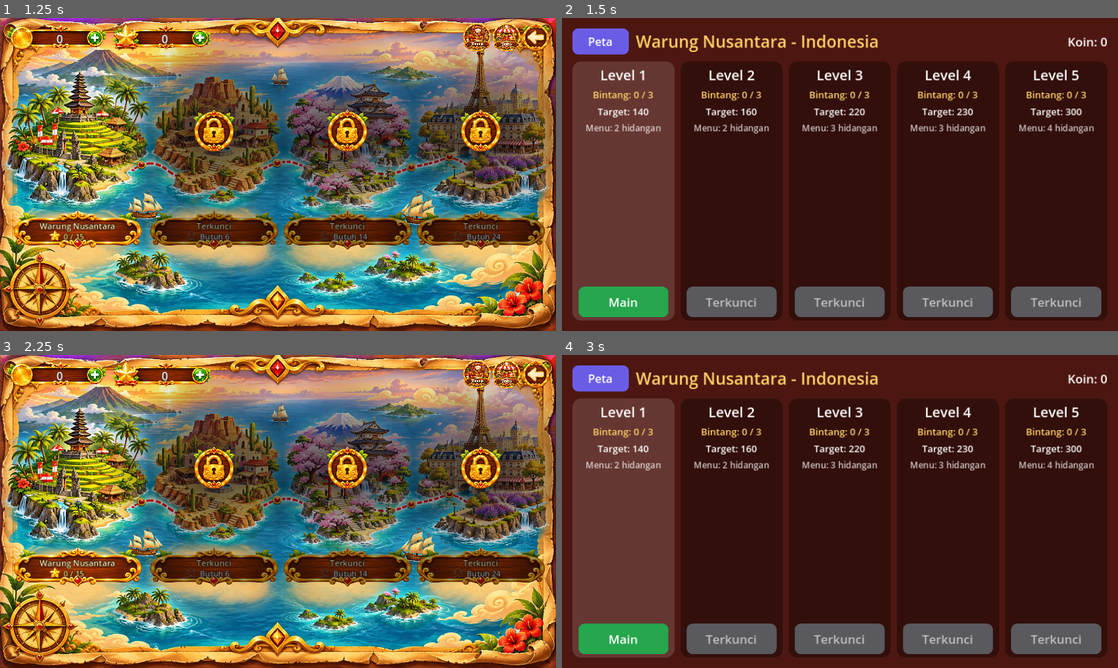
Above: before the commit, frames 1-4 (two rows, left to right).
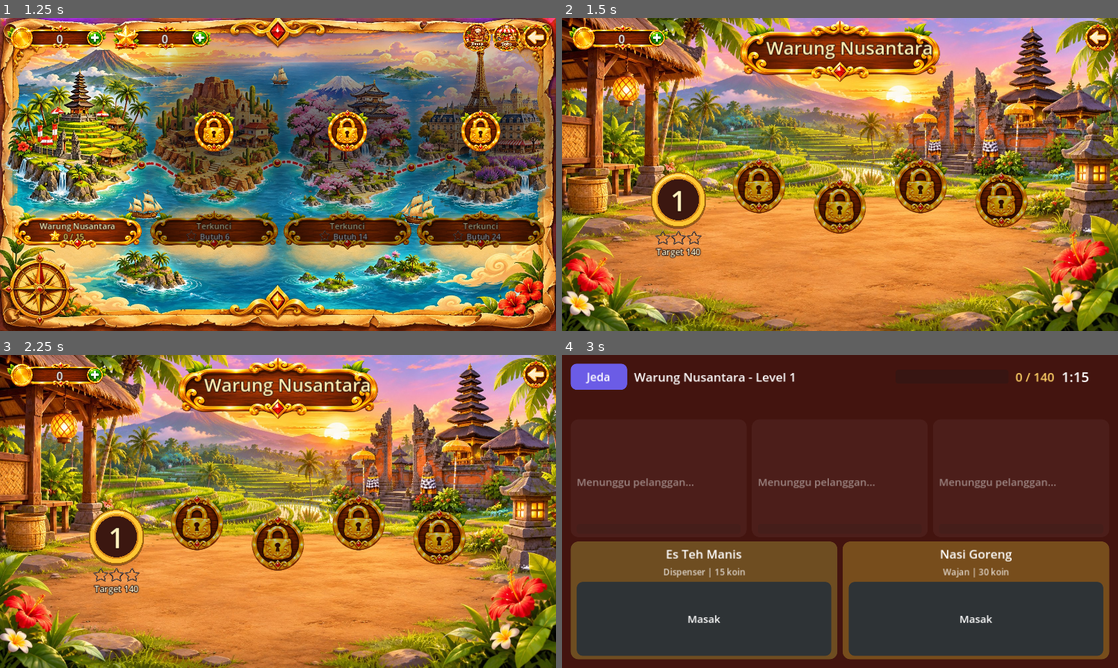
Above: after the commit, the same moments.

Repository: hadydaw/dapur-keliling-dunia
Game: Godot game, scene res://scenes/main.tscn
Two runs of this game, one before a commit and one after it. Both use one fixed random seed, a clock stepped at 60 frames per second and the inputs below. Video files are missing from this copy of the repository; at most half a second of black plays in their place.
Inputs (mouse positions are in pixels of both pictures, inside the frame that each line leads up to):
- Up to frame 1 (1.25 s): click (278, 187) at 0.52 s
- Up to frame 2 (1.5 s): click (639, 168) at 1.27 s
- Up to frame 3 (2.25 s): click (38, 380) at 2 s, where only the run before the commit has a clickable "Peta"
- Up to frame 4 (3 s): click (678, 552) at 2.77 s

Frame 1 is identical in both runs. In frame 2, 96% of the frame differs, in the area x 0-100%, y 0-100%; in frame 3, 97%; in frame 4, 68%.

Commit message:
Pilih Level: latar per area, medali level, bintang, tes ketuk
Co-Authored-By: Claude Sonnet 5.5 <noreply@anthropic.com>
Claude-Session: https://claude.ai/code/session_011EntzXR2BpcjDYDQYm7Xs9

Diff:
--- a/scripts/screens/level_select_screen.gd
+++ b/scripts/screens/level_select_screen.gd
@@ -1,11 +1,29 @@
 extends Control
+## Pilih Level: latar pemandangan area, 5 medali level (bintang + target), papan nama area.
 
 const UI = preload("res://scripts/ui_kit.gd")
 const GameData = preload("res://scripts/game_data.gd")
+const LevelMedal = preload("res://scripts/ui/level_medal.gd")
+const ASSET_DIR := "res://assets/ui/"
 
 signal navigate(screen: String, params: Dictionary)
 
+# Posisi medali (pecahan tinggi layar): lengkung ringan agar terasa seperti jalur
+const ROW_Y := 0.58
+const WAVE := [0.0, -0.045, 0.02, -0.045, 0.0]
+const MEDAL := 128.0   # diameter pada basis tinggi 720
+const GAP := 58.0
+
 var area_idx: int = 0
+var bg_rect: TextureRect
+var bg_tex: Texture2D
+var title_plate: TextureRect
+var title_label: Label
+var medals: Array = []      # {medal, button, stars:[3], target, lock}
+var top_items: Array = []
+var coin_label: Label
+var toast_label: Label
+var toast_time: float = 0.0
 
 
 func setup(p: Dictionary) -> void:
@@ -15,45 +33,209 @@
 func _ready() -> void:
 	var area: Dictionary = GameData.AREAS[area_idx]
 	UI.fill(self)
-	UI.background(self, Color.html(area["color"]).darkened(0.6))
-	var mc := UI.margin_root(self, 24)
-	var root := UI.vbox(16)
-	mc.add_child(root)
-
-	var top := UI.hbox(16)
-	var back := UI.button("Peta", Vector2(130, 60), Color(0.42, 0.36, 0.9), 26)
-	back.pressed.connect(on_back)
-	top.add_child(back)
-	top.add_child(UI.label("%s - %s" % [area["name"], area["place"]], 38, Color(1, 0.82, 0.4)))
-	top.add_child(UI.spacer())
-	top.add_child(UI.label("Koin: %d" % GameState.coins, 28))
-	root.add_child(top)
-
-	var row := UI.hbox(14)
-	row.size_flags_vertical = Control.SIZE_EXPAND_FILL
+	clip_contents = true
+	bg_tex = load("res://assets/level_bg_%s.jpg" % area["id"])
+	bg_rect = TextureRect.new()
+	bg_rect.texture = bg_tex
+	bg_rect.expand_mode = TextureRect.EXPAND_IGNORE_SIZE
+	bg_rect.stretch_mode = TextureRect.STRETCH_SCALE
+	bg_rect.mouse_filter = Control.MOUSE_FILTER_IGNORE
+	add_child(bg_rect)
+
+	title_plate = _asset("plate_nama")
+	title_label = UI.label(area["name"], 30, Color(1, 0.93, 0.7), HORIZONTAL_ALIGNMENT_CENTER)
+	title_label.add_theme_color_override("font_outline_color", Color(0.12, 0.04, 0.02))
+	title_label.add_theme_constant_override("outline_size", 6)
+	title_label.mouse_filter = Control.MOUSE_FILTER_IGNORE
+	title_plate.add_child(title_label)
+
 	for l in GameData.LEVELS_PER_AREA:
-		row.add_child(_level_card(l))
-	root.add_child(row)
-
-
-func _level_card(l: int) -> Control:
+		_build_level(l)
+
+	var bar := _asset("bar_koin")
+	top_items.append({"node": bar, "x": 16, "y": 16, "w": 230, "a": "l", "id": "bar_koin"})
+	coin_label = UI.label("0", 26, Color.WHITE, HORIZONTAL_ALIGNMENT_CENTER)
+	coin_label.add_theme_color_override("font_outline_color", Color(0.2, 0.08, 0.04))
+	coin_label.add_theme_constant_override("outline_size", 6)
+	coin_label.mouse_filter = Control.MOUSE_FILTER_IGNORE
+	add_child(coin_label)
+
+	var back := _asset("btn_back")
+	var bb := TextureButton.new()
+	bb.ignore_texture_size = true
+	bb.focus_mode = Control.FOCUS_NONE
+	bb.button_down.connect(_press_anim.bind(back, true))
+	bb.button_up.connect(_press_anim.bind(back, false))
+	bb.pressed.connect(on_back)
+	add_child(bb)
+	top_items.append({"node": back, "x": 14, "y": 12, "w": 64, "a": "r", "btn": bb, "id": "back"})
+
+	toast_label = UI.label("", 30, Color(1, 0.9, 0.5), HORIZONTAL_ALIGNMENT_CENTER)
+	toast_label.add_theme_color_override("font_outline_color", Color(0.1, 0.03, 0.03))
+	toast_label.add_theme_constant_override("outline_size", 8)
+	toast_label.mouse_filter = Control.MOUSE_FILTER_IGNORE
+	add_child(toast_label)
+	resized.connect(_layout)
+	_layout()
+
+
+func _asset(name: String) -> TextureRect:
+	var tr := TextureRect.new()
+	tr.texture = load(ASSET_DIR + name + ".png")
+	tr.expand_mode = TextureRect.EXPAND_IGNORE_SIZE
+	tr.stretch_mode = TextureRect.STRETCH_SCALE
+	tr.mouse_filter = Control.MOUSE_FILTER_IGNORE
+	add_child(tr)
+	return tr
+
+
+func _build_level(l: int) -> void:
 	var area: Dictionary = GameData.AREAS[area_idx]
 	var unlocked: bool = GameState.level_unlocked(area_idx, l)
+	var got: int = GameState.get_stars(area["id"], l)
 	var params: Dictionary = GameData.level_params(area_idx, l)
-	var p := UI.panel(Color(1, 1, 1, 0.14) if unlocked else Color(0, 0, 0, 0.35), 20)
-	p.size_flags_horizontal = Control.SIZE_EXPAND_FILL
-	var v := UI.vbox(8)
-	p.add_child(v)
-	v.add_child(UI.label("Level %d" % (l + 1), 32, Color.WHITE, HORIZONTAL_ALIGNMENT_CENTER))
-	v.add_child(UI.label("Bintang: %d / 3" % GameState.get_stars(area["id"], l), 22, Color(1, 0.82, 0.4), HORIZONTAL_ALIGNMENT_CENTER))
-	v.add_child(UI.label("Target: %d" % int(params["target"]), 22, Color.WHITE, HORIZONTAL_ALIGNMENT_CENTER))
-	v.add_child(UI.label("Menu: %d hidangan" % (params["dishes"] as Array).size(), 20, Color(1, 1, 1, 0.75), HORIZONTAL_ALIGNMENT_CENTER))
-	v.add_child(UI.spacer())
-	var btn := UI.button("Main" if unlocked else "Terkunci", Vector2(0, 70), Color(0.15, 0.65, 0.3), 28)
-	btn.disabled = not unlocked
-	btn.pressed.connect(func(): navigate.emit("gameplay", {"area": area_idx, "level": l}))
-	v.add_child(btn)
-	return p
+	var entry := {"unlocked": unlocked}
+	var medal: Control
+	if unlocked:
+		var m := LevelMedal.new()
+		m.number = l + 1
+		m.mouse_filter = Control.MOUSE_FILTER_IGNORE
+		add_child(m)
+		medal = m
+	else:
+		medal = _asset("ic_gembok")
+		medal.modulate = Color(0.75, 0.75, 0.78)
+	entry["medal"] = medal
+	var stars: Array = []
+	for k in 3:
+		var s := TextureRect.new()
+		s.texture = load(ASSET_DIR + ("star_full.png" if k < got else "star_empty.png"))
+		s.expand_mode = TextureRect.EXPAND_IGNORE_SIZE
+		s.stretch_mode = TextureRect.STRETCH_KEEP_ASPECT_CENTERED
+		s.mouse_filter = Control.MOUSE_FILTER_IGNORE
+		s.visible = unlocked
+		add_child(s)
+		stars.append(s)
+	entry["stars"] = stars
+	var t := UI.label("Target %d" % int(params["target"]), 20, Color(1, 0.95, 0.8), HORIZONTAL_ALIGNMENT_CENTER)
+	t.add_theme_color_override("font_outline_color", Color(0.12, 0.04, 0.02))
+	t.add_theme_constant_override("outline_size", 6)
+	t.mouse_filter = Control.MOUSE_FILTER_IGNORE
+	t.visible = unlocked
+	add_child(t)
+	entry["target"] = t
+	var b := TextureButton.new()
+	b.ignore_texture_size = true
+	b.focus_mode = Control.FOCUS_NONE
+	b.button_down.connect(_press_anim.bind(medal, true))
+	b.button_up.connect(_press_anim.bind(medal, false))
+	b.pressed.connect(_on_level.bind(l))
+	add_child(b)
+	entry["button"] = b
+	medals.append(entry)
+
+
+# ---------- tata letak ----------
+func _bg_geometry() -> Rect2:
+	var s: float = maxf(size.x / bg_tex.get_width(), size.y / bg_tex.get_height())
+	var d := Vector2(bg_tex.get_width(), bg_tex.get_height()) * s
+	return Rect2((size - d) * 0.5, d)
+
+
+func _layout() -> void:
+	var r := _bg_geometry()
+	bg_rect.position = r.position
+	bg_rect.size = r.size
+	var u: float = size.y / 720.0
+	# papan nama
+	var pw: float = 460.0 * u
+	var ph: float = pw * title_plate.texture.get_height() / title_plate.texture.get_width()
+	title_plate.size = Vector2(pw, ph)
+	title_plate.position = Vector2((size.x - pw) * 0.5, 6.0 * u)
+	title_label.position = Vector2(0.13, 0.2) * title_plate.size
+	title_label.size = Vector2(0.74, 0.5) * title_plate.size
+	title_label.add_theme_font_size_override("font_size", int(ph * 0.3))
+	# medali
+	var n: int = medals.size()
+	var step: float = (MEDAL + GAP) * u
+	var total: float = step * (n - 1)
+	for i in n:
+		var e: Dictionary = medals[i]
+		var d: float = MEDAL * u
+		var cx: float = size.x * 0.5 - total * 0.5 + step * i
+		var cy: float = size.y * (ROW_Y + WAVE[i])
+		var medal: Control = e["medal"]
+		medal.size = Vector2(d, d)
+		medal.position = Vector2(cx - d * 0.5, cy - d * 0.5)
+		medal.queue_redraw()
+		var sw: float = 34.0 * u
+		var stars: Array = e["stars"]
+		for k in 3:
+			var s: TextureRect = stars[k]
+			s.size = Vector2(sw, sw)
+			s.position = Vector2(cx + (k - 1) * (sw + 2.0 * u) - sw * 0.5, cy + d * 0.5 + 6.0 * u + (0.0 if k == 1 else -0.0))
+		var tl: Label = e["target"]
+		tl.size = Vector2(d + 40.0 * u, 28.0 * u)
+		tl.position = Vector2(cx - tl.size.x * 0.5, cy + d * 0.5 + 6.0 * u + sw + 2.0 * u)
+		tl.add_theme_font_size_override("font_size", int(20.0 * u))
+		var b: TextureButton = e["button"]
+		b.position = medal.position - Vector2(10, 10) * u
+		b.size = Vector2(d + 20.0 * u, d + 20.0 * u + (sw + 34.0 * u if e["unlocked"] else 0.0))
+	# atas
+	for it in top_items:
+		var tr: TextureRect = it["node"]
+		var w: float = it["w"] * u
+		var h: float = w * tr.texture.get_height() / tr.texture.get_width()
+		var x: float = it["x"] * u
+		if it["a"] == "r":
+			x = size.x - x - w
+		tr.position = Vector2(x, it["y"] * u)
+		tr.size = Vector2(w, h)
+		if it.has("btn"):
+			var bt: TextureButton = it["btn"]
+			bt.position = tr.position
+			bt.size = Vector2(maxf(tr.size.x, 44.0), maxf(tr.size.y, 44.0))
+	var bar: TextureRect = top_items[0]["node"]
+	coin_label.position = bar.position + Vector2(0.27, 0.22) * bar.size
+	coin_label.size = Vector2(0.52, 0.56) * bar.size
+	coin_label.text = str(GameState.coins)
+	coin_label.add_theme_font_size_override("font_size", int(26.0 * u))
+	toast_label.position = Vector2(0, size.y * 0.82)
+	toast_label.size = Vector2(size.x, 50)
+
+
+# ---------- interaksi ----------
+func _press_anim(target: Control, down: bool) -> void:
+	target.pivot_offset = target.size * 0.5
+	var tw := create_tween()
+	if down:
+		target.modulate = Color(0.85, 0.85, 0.85)
+		tw.tween_property(target, "scale", Vector2(0.92, 0.92), 0.07)
+	else:
+		target.modulate = Color.WHITE
+		tw.tween_property(target, "scale", Vector2(1.06, 1.06), 0.09)
+		tw.tween_property(target, "scale", Vector2.ONE, 0.09)
+
+
+func _on_level(l: int) -> void:
+	if GameState.level_unlocked(area_idx, l):
+		navigate.emit("gameplay", {"area": area_idx, "level": l})
+	else:
+		_toast("Selesaikan Level %d dulu" % l)
+
+
+func _toast(msg: String) -> void:
+	toast_label.text = msg
+	toast_label.modulate.a = 1.0
+	toast_time = 1.8
+
+
+func _process(delta: float) -> void:
+	if toast_time > 0.0:
+		toast_time -= delta
+		toast_label.modulate.a = clampf(toast_time / 0.5, 0.0, 1.0)
+		if toast_time <= 0.0:
+			toast_label.text = ""
 
 
 func on_back() -> void:
--- /dev/null
+++ b/scripts/ui/level_medal.gd
@@ -0,0 +1,33 @@
+extends Control
+## Medali level bulat. Memakai gambar assets/ui/lvl_open.png bila ada; kalau belum, digambar kode.
+
+const TEX_PATH := "res://assets/ui/lvl_open.png"
+
+var number: int = 1
+var tex: Texture2D = null
+
+
+func _ready() -> void:
+	if ResourceLoader.exists(TEX_PATH):
+		tex = load(TEX_PATH)
+
+
+func _draw() -> void:
+	var c := size * 0.5
+	var r: float = minf(size.x, size.y) * 0.5
+	if tex != null:
+		draw_texture_rect(tex, Rect2(Vector2.ZERO, size), false)
+	else:
+		draw_circle(c + Vector2(0, r * 0.05), r, Color(0, 0, 0, 0.35))
+		draw_circle(c, r, Color(0.62, 0.38, 0.05))
+		draw_circle(c, r * 0.95, Color(1.0, 0.78, 0.2))
+		draw_circle(c, r * 0.8, Color(0.85, 0.55, 0.1))
+		draw_circle(c, r * 0.74, Color(0.23, 0.09, 0.063))
+		draw_arc(c, r * 0.88, PI * 1.1, PI * 1.6, 24, Color(1, 0.95, 0.6, 0.8), maxf(2.0, r * 0.05))
+	var font := ThemeDB.fallback_font
+	var fs: int = int(r * 1.0)
+	var txt := str(number)
+	var ts := font.get_string_size(txt, HORIZONTAL_ALIGNMENT_LEFT, -1, fs)
+	var pos := Vector2(c.x - ts.x * 0.5, c.y + ts.y * 0.3)
+	draw_string_outline(font, pos, txt, HORIZONTAL_ALIGNMENT_LEFT, -1, fs, int(maxf(4.0, r * 0.12)), Color(0.15, 0.05, 0.02))
+	draw_string(font, pos, txt, HORIZONTAL_ALIGNMENT_LEFT, -1, fs, Color(1, 0.95, 0.75))
--- /dev/null
+++ b/tests/level_select_test.gd
@@ -0,0 +1,90 @@
+extends Control
+## Uji Pilih Level: ketuk level terbuka masuk gameplay, level terkunci tidak, bintang tampil, kembali ke peta.
+## Jalankan: godot --headless --path . res://tests/level_select_test.tscn
+
+var fails := 0
+var main: Node
+
+
+func _check(cond: bool, label: String) -> void:
+	if not cond:
+		fails += 1
+	print("%s %s" % ["OK  " if cond else "GAGAL", label])
+
+
+func _frames(n: int = 3) -> void:
+	for i in n:
+		await get_tree().process_frame
+
+
+func _tap(pos: Vector2) -> void:
+	for pressed in [true, false]:
+		var e := InputEventMouseButton.new()
+		e.button_index = MOUSE_BUTTON_LEFT
+		e.position = pos
+		e.global_position = pos
+		e.pressed = pressed
+		get_viewport().push_input(e)
+
+
+func _scr() -> String:
+	return main.current.get_script().resource_path.get_file()
+
+
+func _open(area: int) -> void:
+	main._go("level_select", {"area": area})
+	await _frames()
+
+
+func _center(c: Control) -> Vector2:
+	return c.global_position + c.size * 0.5
+
+
+func _ready() -> void:
+	get_window().size = Vector2i(1280, 720)
+	await _frames()
+	GameState.reset_all()
+	main = load("res://scenes/main.tscn").instantiate()
+	add_child(main)
+	await _frames()
+	for a in 4:
+		await _open(a)
+		_check(_scr() == "level_select_screen.gd" and main.current.medals.size() == 5, "area %d: 5 medali tampil" % a)
+	await _open(0)
+	var ls: Node = main.current
+	for i in 5:
+		_check((ls.medals[i]["button"] as Control).size.x >= 44.0 and (ls.medals[i]["button"] as Control).size.y >= 44.0, "level %d: area ketuk >= 44px" % (i + 1))
+	# level 2 terkunci
+	_tap(_center(ls.medals[1]["button"]))
+	await _frames()
+	_check(_scr() == "level_select_screen.gd" and ls.toast_label.text.begins_with("Selesaikan"), "level 2 terkunci: tidak masuk, pesan tampil")
+	# level 1 -> gameplay level 1
+	_tap(_center(ls.medals[0]["button"]))
+	await _frames()
+	_check(_scr() == "gameplay_screen.gd" and main.current.level == 0 and main.current.area_idx == 0, "ketuk level 1 -> gameplay area 0 level 0")
+	# selesaikan level 1 dengan 2 bintang -> level 2 terbuka
+	GameState.finish_level("indonesia", 0, 2, 50)
+	await _open(0)
+	ls = main.current
+	var shown := 0
+	for s in ls.medals[0]["stars"]:
+		if (s.texture as Texture2D).resource_path.ends_with("star_full.png"):
+			shown += 1
+	_check(shown == 2, "level 1: 2 bintang penuh tampil (dapat %d)" % shown)
+	_check(ls.medals[1]["unlocked"], "level 2 terbuka setelah level 1 selesai")
+	_tap(_center(ls.medals[1]["button"]))
+	await _frames()
+	_check(_scr() == "gameplay_screen.gd" and main.current.level == 1, "ketuk level 2 -> gameplay level 1")
+	# kembali
+	await _open(2)
+	main.current.on_back()
+	await _frames()
+	_check(_scr() == "world_map_screen.gd", "tombol kembali -> Peta Dunia")
+	await _open(1)
+	for it in main.current.top_items:
+		if it["id"] == "back":
+			_tap(_center(it["btn"]))
+	await _frames()
+	_check(_scr() == "world_map_screen.gd", "ketuk panah kembali -> Peta Dunia")
+	print("TOTAL GAGAL: %d" % fails)
+	get_tree().quit(1 if fails > 0 else 0)
--- /dev/null
+++ b/tests/level_select_test.tscn
@@ -0,0 +1,12 @@
+[gd_scene load_steps=2 format=3]
+
+[ext_resource type="Script" path="res://tests/level_select_test.gd" id="1"]
+
+[node name="LevelSelectTest" type="Control"]
+layout_mode = 3
+anchors_preset = 15
+anchor_right = 1.0
+anchor_bottom = 1.0
+grow_horizontal = 2
+grow_vertical = 2
+script = ExtResource("1")
Binary file added: assets/level_bg_indonesia.jpg
Not shown, added: assets/level_bg_indonesia.jpg.import
Binary file added: assets/level_bg_jepang.jpg
Not shown, added: assets/level_bg_jepang.jpg.import
Binary file added: assets/level_bg_meksiko.jpg
Not shown, added: assets/level_bg_meksiko.jpg.import
Binary file added: assets/level_bg_prancis.jpg
Not shown, added: assets/level_bg_prancis.jpg.import
Not shown, changed: docs/CHANGELOG.md
